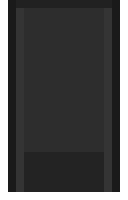
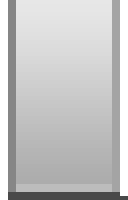
Revision of a layered w=128, h=200 image; what changed, layer by layer:
added group "light" with 6 layers above "dark" over [left=8, top=0, right=128, bottom=200]
added layer "outline left" in group "light" over [left=8, top=0, right=16, bottom=192]
added layer "outline right" in group "light" over [left=112, top=0, right=120, bottom=192]
added layer "outline botton" in group "light" over [left=8, top=184, right=120, bottom=192]
added layer "outline bottom 2" in group "light" over [left=8, top=192, right=128, bottom=200]
added layer "tabs" in group "light" over [left=8, top=0, right=120, bottom=200]
moved "backgound" into group "dark" over [left=24, top=16, right=104, bottom=152]
moved "outline inner" into group "dark" over [left=16, top=8, right=112, bottom=192]
moved "outline outer" into group "dark" over [left=8, top=0, right=120, bottom=192]
